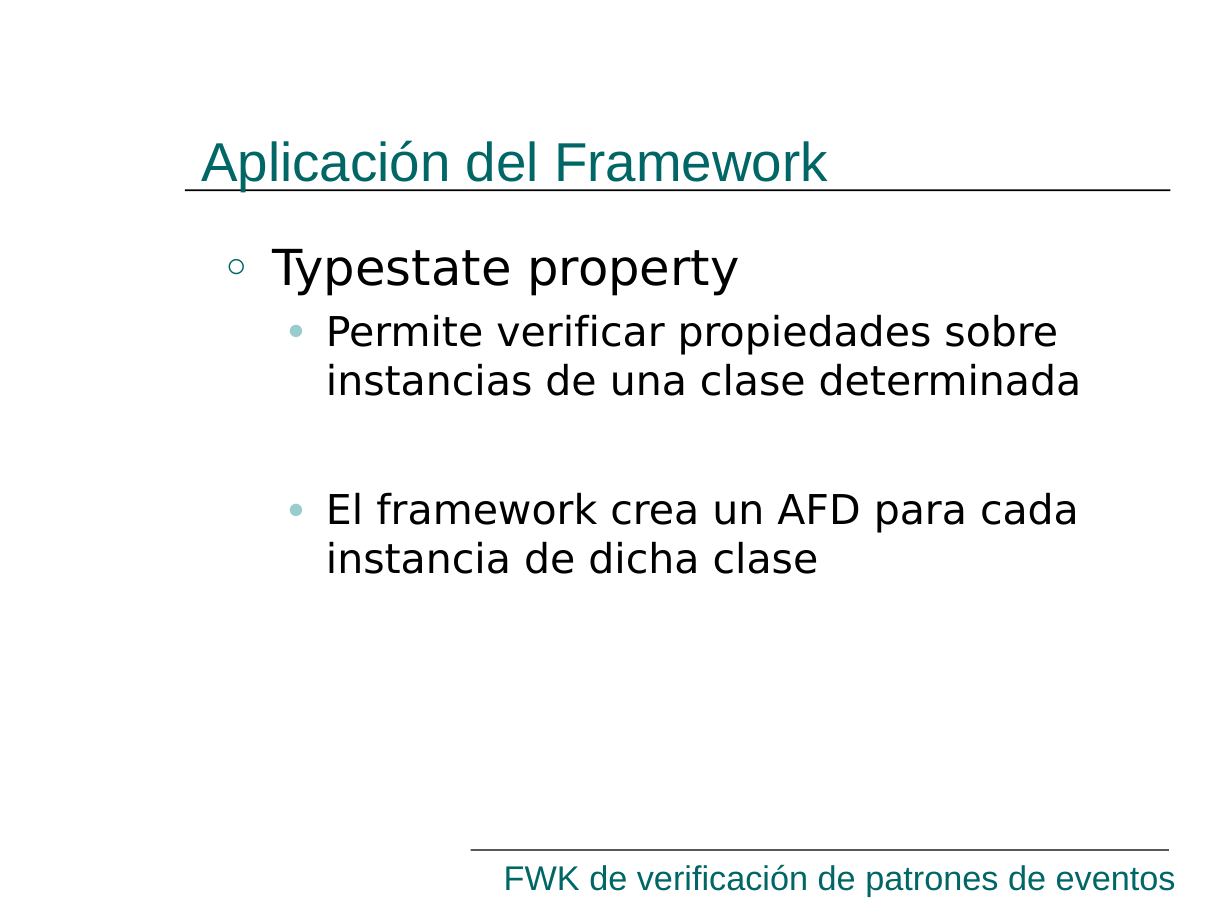
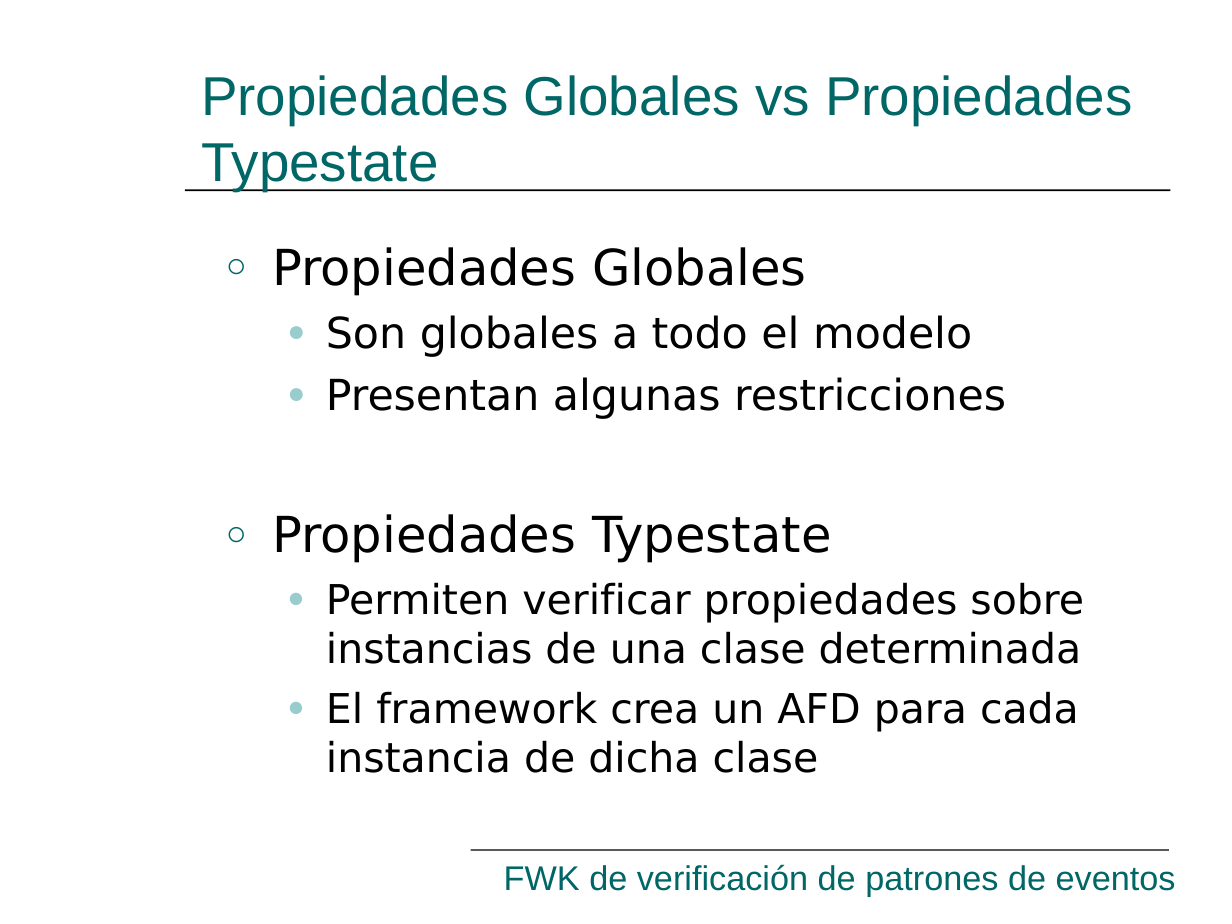
Before and after one commit to hugomelendez/tesis-jpf-2006, a slide deck: slide 20 of tesis-doc/Presentación.ppt (slide 26 before the commit). Drawn at 1232x924 pixels with LibreOffice and Linux fonts; fonts in the diff are those of the drawing. Boxes give left, top, right and bottom in pixels: in the first picture for what was removed or moved away, otherwise in the second. Text is boxed around its words. In the diff, an @@ line names an element or a change of style, - is before the commit and + after.

```diff
--- a/tesis-doc/Presentación.ppt
+++ b/tesis-doc/Presentación.ppt
@@ title at (201, 75, 1132, 191): text changed @@
-Aplicación del Framework
+Propiedades Globales vs Propiedades Typestate
@@ text at (272, 247, 1084, 664): text changed @@
-○ Typestate property
-  ● Permite verificar propiedades sobre instancias de una clase determinada
+○ Propiedades Globales
+  ● Son globales a todo el modelo
+  ● Presentan algunas restricciones
+○ Propiedades Typestate
+  ● Permiten verificar propiedades sobre instancias de una clase determinada
```
Also in this commit, not shown: 23 other slides changed, 4 slides added, 10 slides removed.
